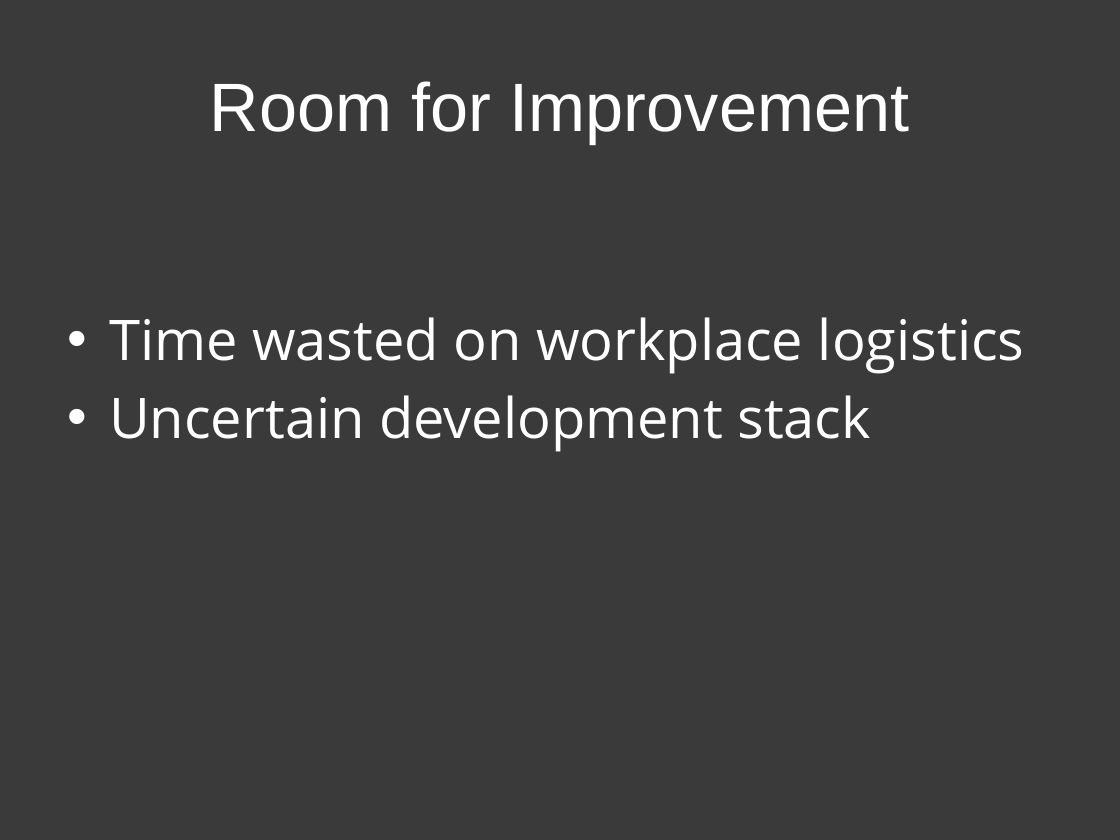
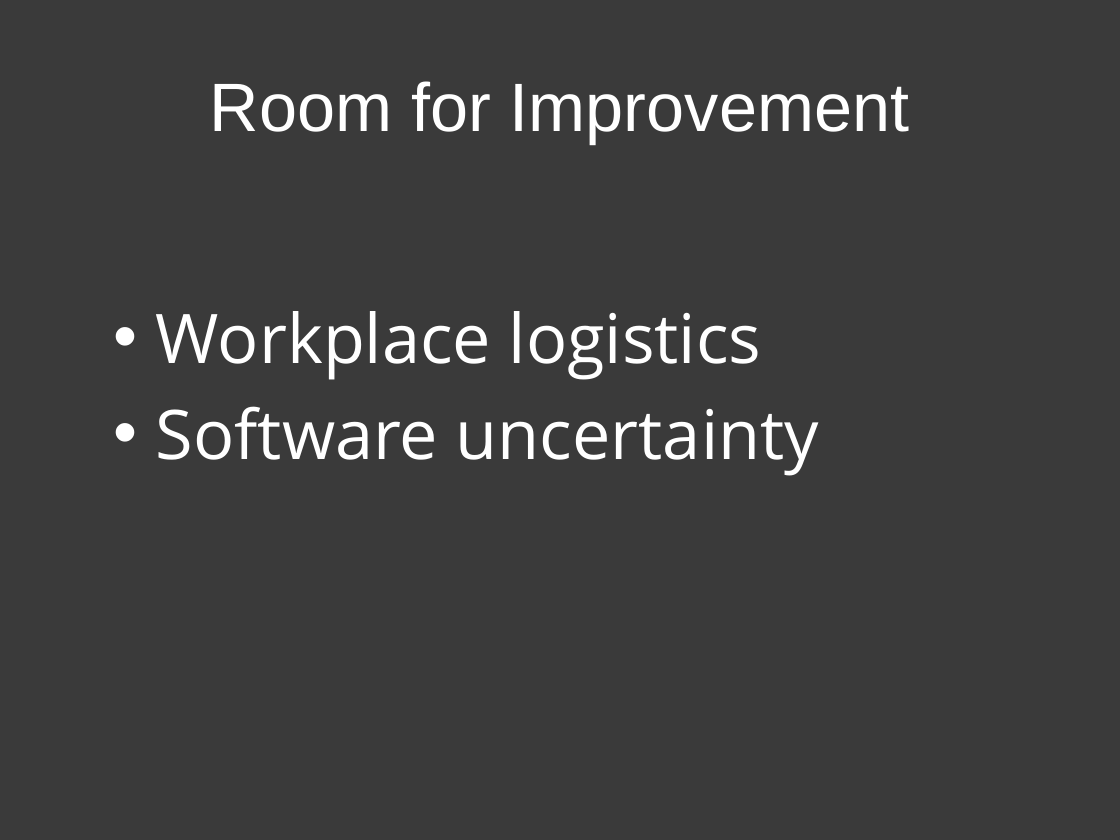
Before and after one commit to patik/code-sprint, a slide deck: slide 13 of code-sprint.pptx. Drawn at 1120x840 pixels with LibreOffice and Linux fonts; fonts in the diff are those of the drawing. Boxes give left, top, right and bottom in pixels: in the first picture for what was removed or moved away, otherwise in the second. Text is boxed around its words. In the diff, an @@ line names an element or a change of style, - is before the commit and + after.

```diff
--- a/code-sprint.pptx
+++ b/code-sprint.pptx
@@ text at (156,311,819,476): text changed; size 36 to 44 pt @@
-• Time wasted on workplace logistics
-• Uncertain development stack
+• Workplace logistics
+• Software uncertainty
```
Also in this commit, not shown: 14 other slides changed, 1 other file.
